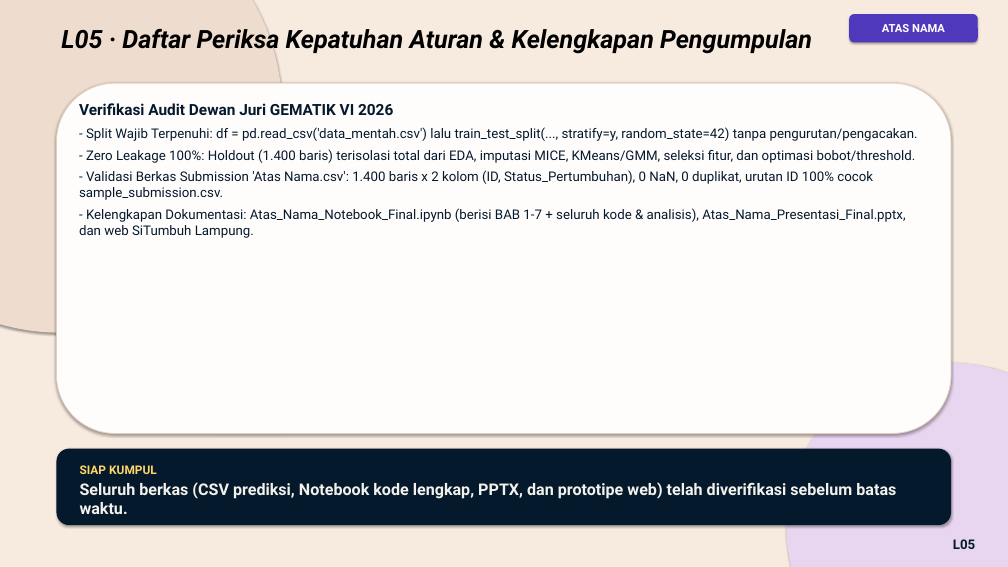
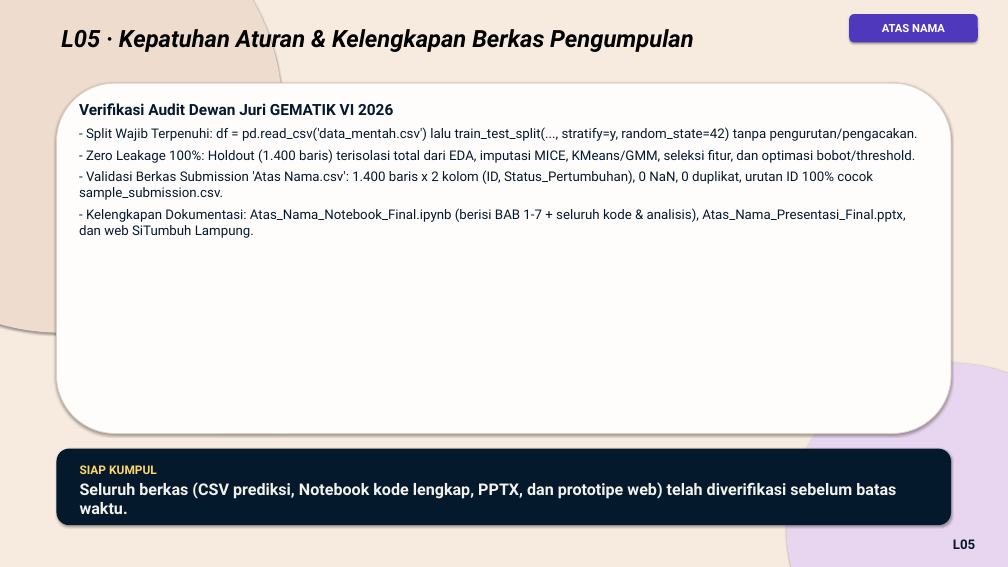
Before and after one commit to MuhammadHabibna/gematik, a slide deck: slide 20 of Atas_Nama_Presentasi_Final.pptx. Drawn at 1008x567 pixels with LibreOffice and Linux fonts; fonts in the diff are those of the drawing. Boxes give left, top, right and bottom in pixels: in the first picture for what was removed or moved away, otherwise in the second. Text is boxed around its words. In the diff, an @@ line names an element or a change of style, - is before the commit and + after.

```diff
--- a/Atas_Nama_Presentasi_Final.pptx
+++ b/Atas_Nama_Presentasi_Final.pptx
@@ text at <box>61,29,693,52</box>: text changed; size 36 to 34 pt @@
-L05 · Daftar Periksa Kepatuhan Aturan & Kelengkapan Pengumpulan
+L05 · Kepatuhan Aturan & Kelengkapan Berkas Pengumpulan
```
Also in this commit, not shown: 2 other slides changed, 10 other files.
